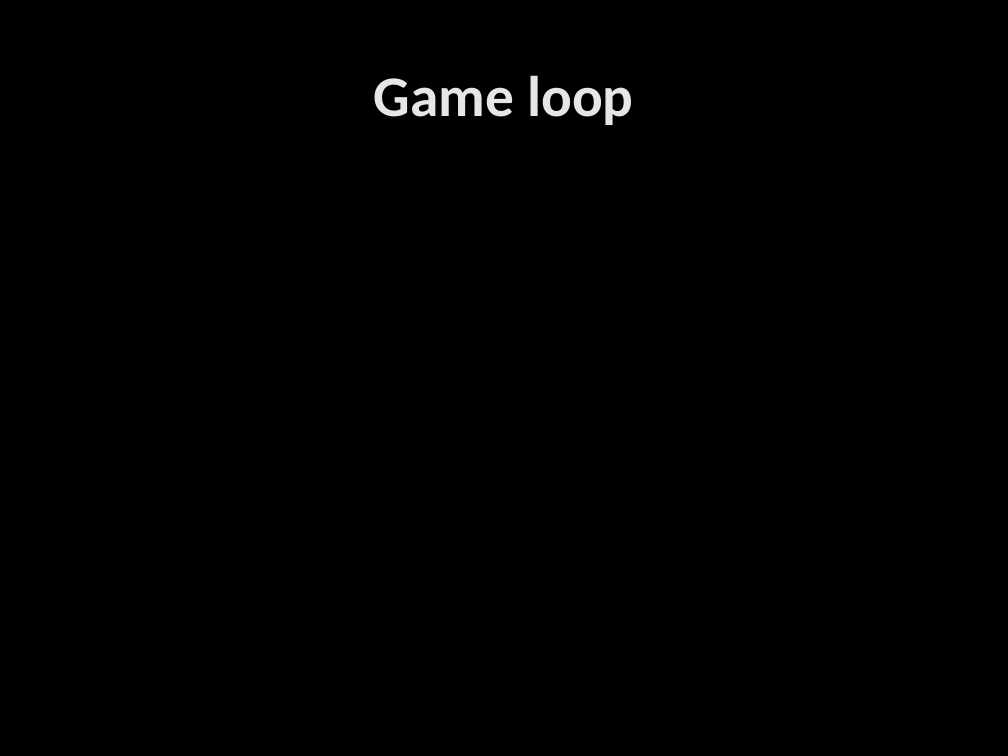
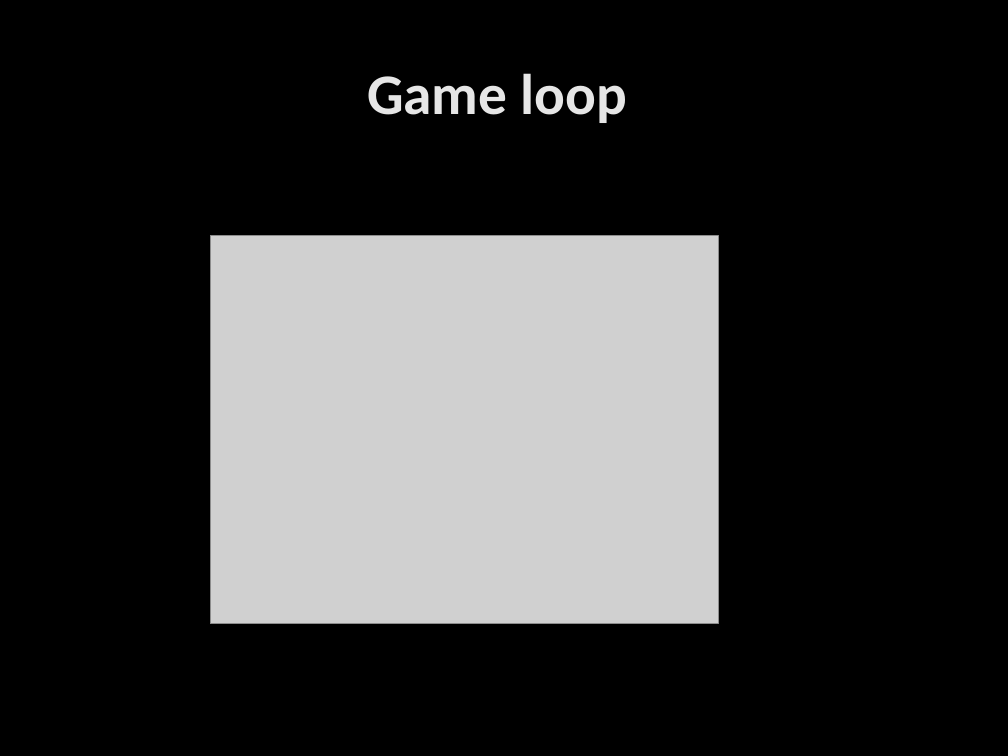
Before and after one commit to marc-dev/Bi-App, a slide deck: slide 4 of Documentation/Concepts/Pisciculture/Document de cadrage.pptx. Drawn at 1008x756 pixels with LibreOffice and Linux fonts; fonts in the diff are those of the drawing; grey boxes stand for pictures; background and template pictures are left out. Boxes give left, top, right and bottom in pixels: in the first picture for what was removed or moved away, otherwise in the second. Text is boxed around its words. In the diff, an @@ line names an element or a change of style, - is before the commit and + after.

```diff
--- a/Documentation/Concepts/Pisciculture/Document de cadrage.pptx
+++ b/Documentation/Concepts/Pisciculture/Document de cadrage.pptx
@@ title "Game loop": place and size @@
-title "Game loop" at <box>374,75,634,125</box>
+title "Game loop" at <box>367,73,627,123</box>
@@ picture added at <box>211,235,719,624</box> @@
```
Also in this commit, not shown: 2 other slides changed, 6 slides added, 5 slides removed.
